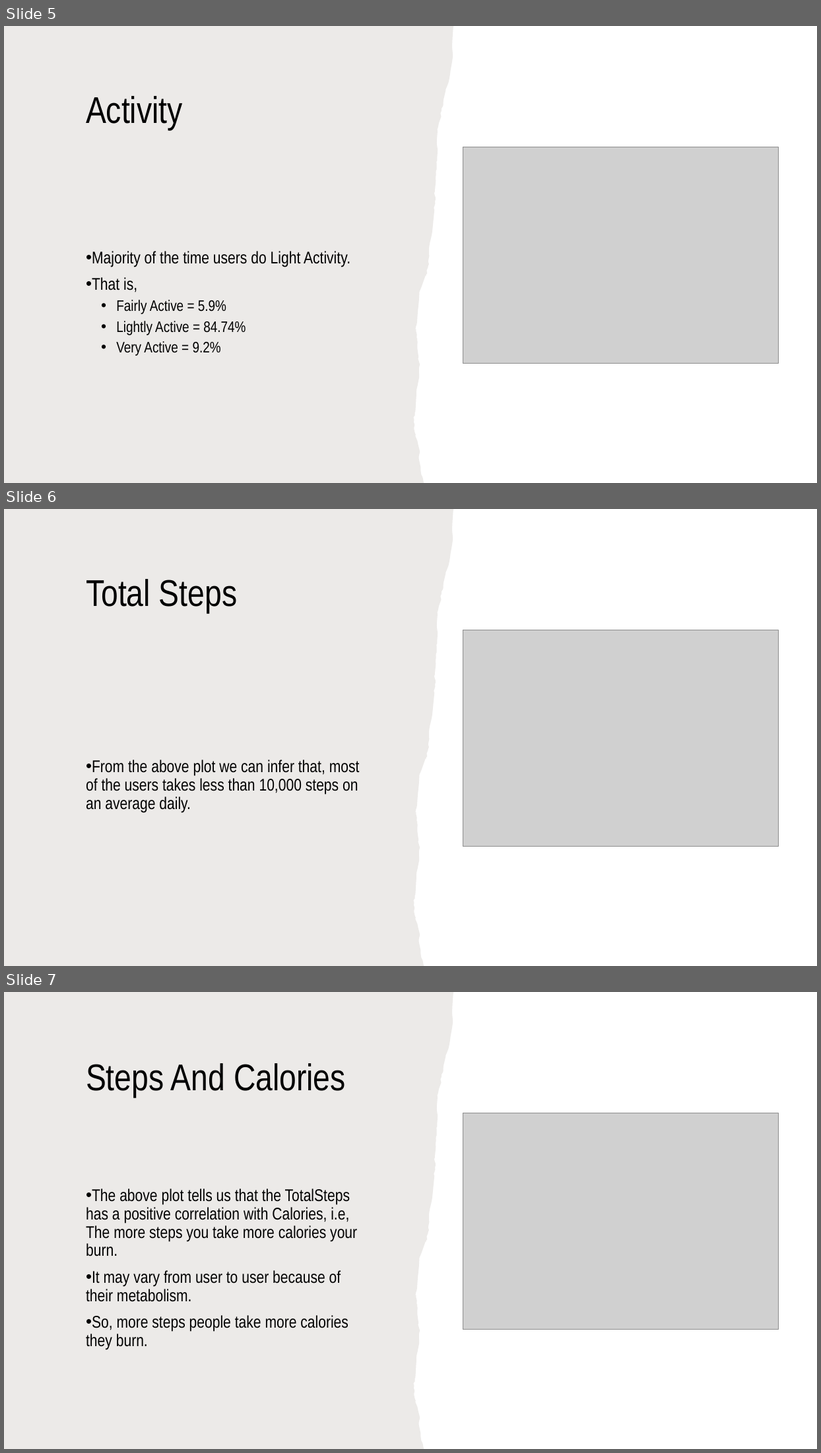
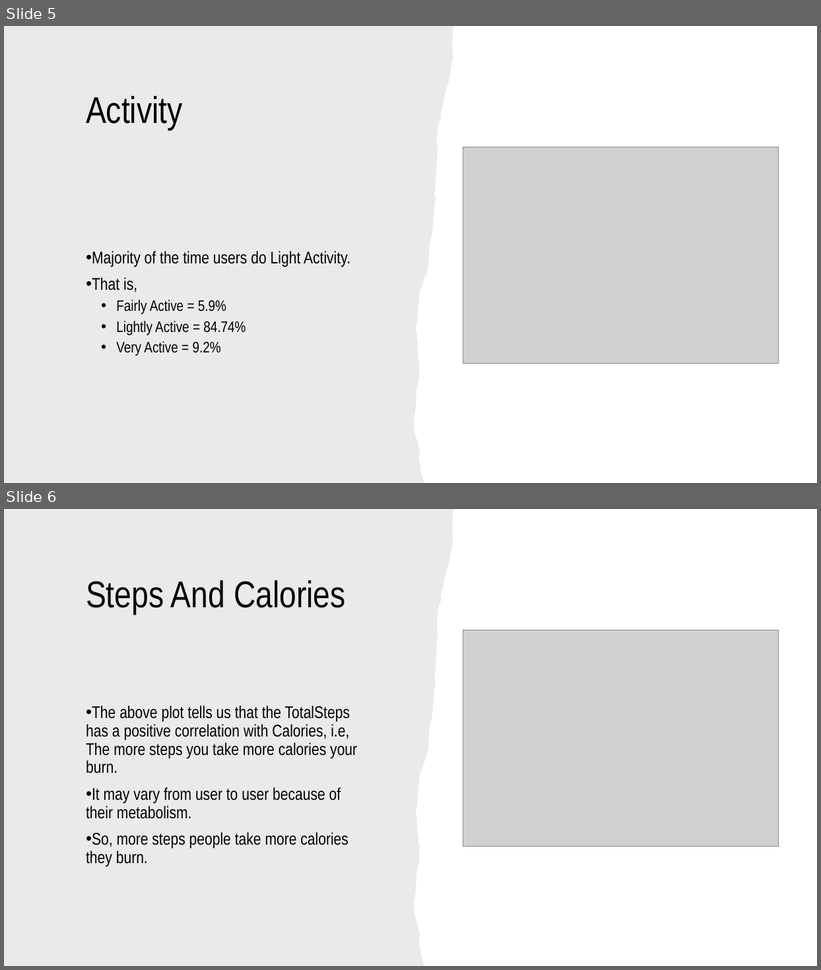
Before and after one commit to Strker58/Data-Analysis-Projects, a slide deck: Project 2/Bellabeat Data Analytics 07-09-2023.pptx. Shown one above the other, each under a label of ours: slides 5, 6 and 7 before the commit, slides 5 and 6 after it. The pictures are 821x1453 and 821x970 pixels, drawn with LibreOffice and Linux fonts; fonts in the diff are those of the drawing; grey boxes stand for pictures. Boxes give left, top, right and bottom in pixels: in the first picture for what was removed or moved away, otherwise in the second. Text is boxed around its words. In the diff, an @@ line names an element or a change of style, - is before the commit and + after.

```diff
--- a/Project 2/Bellabeat Data Analytics 07-09-2023.pptx
+++ b/Project 2/Bellabeat Data Analytics 07-09-2023.pptx
@@ slide 6 removed at (4, 509, 817, 966), background #FFFFFF @@
@@ freeform shape removed at (4, 509, 453, 966) @@
@@ title removed at (86, 579, 237, 613) @@
-Total Steps
@@ picture removed at (463, 630, 779, 847) @@
@@ text removed at (86, 760, 360, 813) @@
-• From the above plot we can infer that, most of the users takes less than 10,000 steps on an average daily.
@@ what was slide 7 is now slide 6 @@
```
Also in this commit, not shown: 3 other files.
